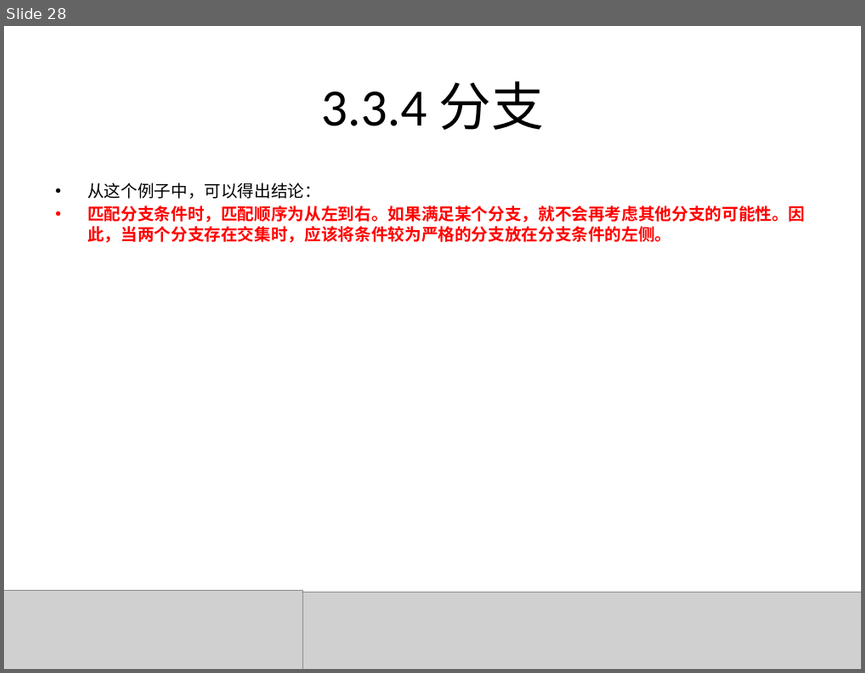
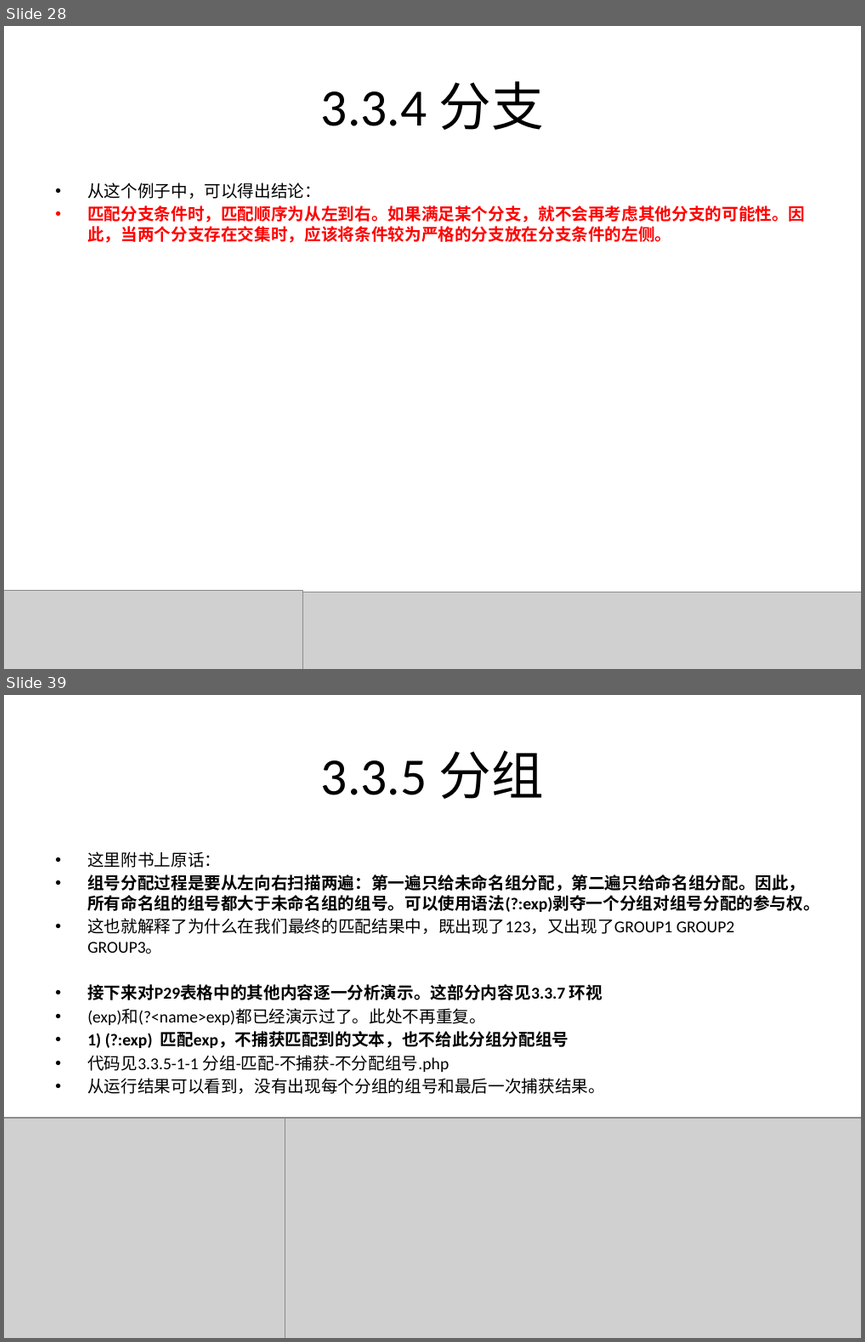
Before and after one commit to rayallen20/regularExpressions, a slide deck: 《PHP核心技术与最佳实践》第3章--正则表达式基础与应用/3.3 正则表达式匹配规则.pptx. Shown one above the other, each under a label of ours: slide 28 before the commit, slides 28 and 39 after it; the slides between them are not shown. The pictures are 865x673 and 865x1342 pixels, drawn with LibreOffice and Linux fonts; fonts in the diff are those of the drawing; grey boxes stand for pictures. Boxes give left, top, right and bottom in pixels: in the first picture for what was removed or moved away, otherwise in the second. Text is boxed around its words. In the diff, an @@ line names an element or a change of style, - is before the commit and + after.

Commit message:
3.3.5分组完成 3.3.7环视部分完成
3.3.7完成度:
1.顺序肯定环视的常规与变种
2.顺序否定环视的常规使用

```diff
--- a/《PHP核心技术与最佳实践》第3章--正则表达式基础与应用/3.3 正则表达式匹配规则.pptx
+++ b/《PHP核心技术与最佳实践》第3章--正则表达式基础与应用/3.3 正则表达式匹配规则.pptx
@@ slide 39 added at (x1=4, y1=695, x2=861, y2=1338), background #FFFFFF @@
@@ title added at (x1=321, y1=750, x2=544, y2=799), 44 pt, text #000000 @@
+3.3.5 分组
@@ text added at (x1=87, y1=851, x2=819, y2=1094), 14 pt, text #000000, bold @@
+• 这里附书上原话：
+• 组号分配过程是要从左向右扫描两遍：第一遍只给未命名组分配，第二遍只给命名组分配。因此，所有命名组的组号都大于未命名组的组号。可以使用语法(?:exp)剥夺一个分组对组号分配的参与权。
+• 这也就解释了为什么在我们最终的匹配结果中，既出现了123，又出现了GROUP1 GROUP2 GROUP3。
+• 接下来对P29表格中的其他内容逐一分析演示。这部分内容见3.3.7 环视
+• (exp)和(?<name>exp)都已经演示过了。此处不再重复。
+• 1) (?:exp) 匹配exp，不捕获匹配到的文本，也不给此分组分配组号
+• 代码见3.3.5-1-1 分组-匹配-不捕获-不分配组号.php
+• 从运行结果可以看到，没有出现每个分组的组号和最后一次捕获结果。
@@ picture added at (x1=4, y1=1117, x2=285, y2=1338) @@
@@ picture added at (x1=285, y1=1117, x2=861, y2=1338) @@
```
Also in this commit, not shown: 25 other slides added, 6 other files.
